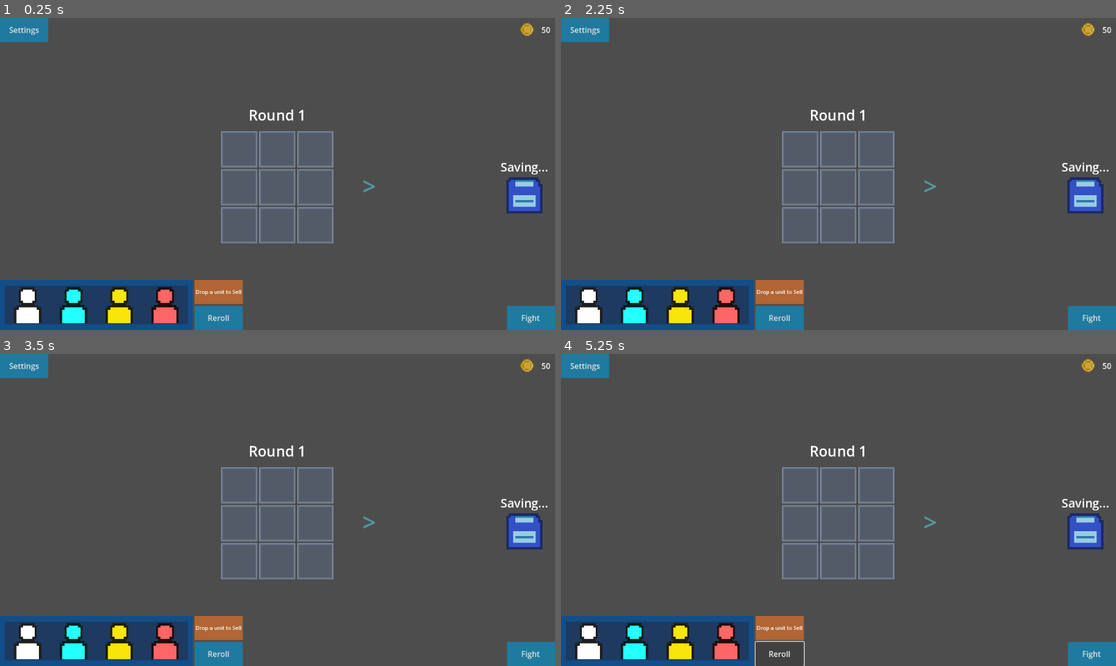
Above: before the commit, frames 1-4 (two rows, left to right).
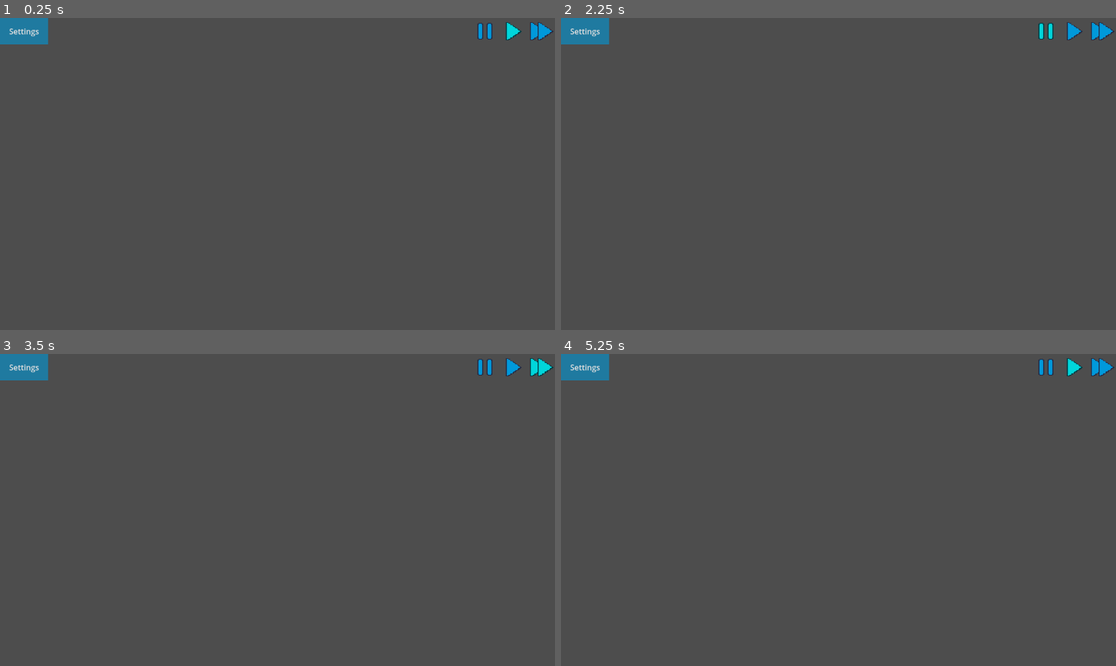
Above: after the commit, the same moments.

Repository: FontysRyan/PizzaProject1St2
Game: Godot game, scene res://Scenes/Battlescreen.tscn
Same seed, same stepped clock (60 frames per second), same inputs: the game is played once before the commit and once after it. Before the commit the project starts from res://Scenes/Buildscreen.tscn.
Inputs (mouse positions are in pixels of both pictures, inside the frame that each line leads up to):
- Up to frame 1 (0.25 s): no input
- Up to frame 2 (2.25 s): click "Settings" at 0.5 s; click "Return" at 1.25 s; click (1043, 30) at 2.02 s
- Up to frame 3 (3.5 s): click (543, 366) at 2.77 s
- Up to frame 4 (5.25 s): click (1071, 366) at 3.52 s; click (1071, 366) at 4.27 s; click (777, 653) at 5 s, where only the run before the commit has a clickable "Reroll"

The runs differ from the first frame. In frame 1, 16% of the frame differs, in the area x 0-100%, y 1-100%; in frame 2, 16%; in frame 3, 16%; in frame 4, 15%.

Commit message:
Add battle UI with speed controls and custom icons
Introduced a new BattleScreen UI scene featuring play, pause, and fast-forward buttons with custom icons and animated click effects. Added supporting GDScript for button interactions. Removed the old ShopHud UI and updated Battlescreen.tscn to use the new UI. Set the new Battlescreen as the main scene in project.godot.

Diff:
--- /dev/null
+++ b/Assets/UI/BattleScreen (UI).tscn
@@ -0,0 +1,133 @@
+[gd_scene load_steps=9 format=3 uid="uid://dndvobnqtd7ol"]
+
+[ext_resource type="Script" uid="uid://cstbxpmtsra10" path="res://Assets/UI/Scripts/quit_button.gd" id="1_okfpp"]
+[ext_resource type="Script" uid="uid://bsjupm204txhm" path="res://Assets/UI/Scripts/speed_buttons_click_effects.gd" id="2_1gwd3"]
+[ext_resource type="Texture2D" uid="uid://23q216qiuetl" path="res://Assets/Sprites/UI related sprites/Selfmade icons (Ryan)/pauze.png" id="2_ovl0t"]
+[ext_resource type="Texture2D" uid="uid://bxnsrxtlmetll" path="res://Assets/Sprites/UI related sprites/Selfmade icons (Ryan)/play.png" id="3_1gwd3"]
+[ext_resource type="Texture2D" uid="uid://j4df5dp3q0sc" path="res://Assets/Sprites/UI related sprites/Selfmade icons (Ryan)/fastforward.png" id="4_fu08q"]
+
+[sub_resource type="StyleBoxFlat" id="StyleBoxFlat_1gwd3"]
+bg_color = Color(0.07058824, 0.30588236, 0.5372549, 1)
+
+[sub_resource type="StyleBoxFlat" id="StyleBoxFlat_fu08q"]
+bg_color = Color(0, 0.6039216, 0.85882354, 0.5882353)
+
+[sub_resource type="StyleBoxFlat" id="StyleBoxFlat_ovl0t"]
+bg_color = Color(0, 0.6039216, 0.85882354, 0.5882353)
+
+[node name="Control" type="Control"]
+layout_mode = 3
+anchors_preset = 15
+anchor_right = 1.0
+anchor_bottom = 1.0
+grow_horizontal = 2
+grow_vertical = 2
+
+[node name="MarginContainer" type="MarginContainer" parent="."]
+layout_mode = 1
+anchors_preset = 15
+anchor_right = 1.0
+anchor_bottom = 1.0
+grow_horizontal = 2
+grow_vertical = 2
+
+[node name="PopupQuitMenu" type="VBoxContainer" parent="MarginContainer"]
+visible = false
+z_index = 10
+layout_mode = 2
+size_flags_horizontal = 4
+size_flags_vertical = 4
+
+[node name="CanvasLayer" type="CanvasLayer" parent="MarginContainer/PopupQuitMenu"]
+visible = false
+
+[node name="Padding" type="Panel" parent="MarginContainer/PopupQuitMenu/CanvasLayer"]
+custom_minimum_size = Vector2(400, 400)
+offset_left = 376.0
+offset_top = 124.0
+offset_right = 776.0
+offset_bottom = 524.0
+theme_override_styles/panel = SubResource("StyleBoxFlat_1gwd3")
+
+[node name="VBoxContainer" type="VBoxContainer" parent="MarginContainer/PopupQuitMenu/CanvasLayer/Padding"]
+z_index = 2
+layout_mode = 1
+anchors_preset = 15
+anchor_right = 1.0
+anchor_bottom = 1.0
+grow_horizontal = 2
+grow_vertical = 2
+
+[node name="RoundsLabel" type="Label" parent="MarginContainer/PopupQuitMenu/CanvasLayer/Padding/VBoxContainer"]
+layout_mode = 2
+size_flags_vertical = 6
+theme_override_font_sizes/font_size = 40
+text = "Settings"
+horizontal_alignment = 1
+vertical_alignment = 3
+
+[node name="YesButton" type="Button" parent="MarginContainer/PopupQuitMenu/CanvasLayer/Padding/VBoxContainer"]
+z_index = 3
+custom_minimum_size = Vector2(170, 65)
+layout_mode = 2
+size_flags_horizontal = 6
+size_flags_vertical = 0
+theme_override_styles/normal = SubResource("StyleBoxFlat_fu08q")
+text = "Save & Quit"
+
+[node name="NoButton" type="Button" parent="MarginContainer/PopupQuitMenu/CanvasLayer/Padding/VBoxContainer"]
+z_index = 3
+custom_minimum_size = Vector2(170, 65)
+layout_mode = 2
+size_flags_horizontal = 6
+size_flags_vertical = 2
+theme_override_styles/normal = SubResource("StyleBoxFlat_fu08q")
+text = "Return"
+
+[node name="TopBar" type="HBoxContainer" parent="MarginContainer"]
+custom_minimum_size = Vector2(0, 50)
+layout_mode = 2
+size_flags_vertical = 0
+focus_neighbor_left = NodePath("SettingsContainer")
+focus_neighbor_right = NodePath("SpeedButtonContainer")
+
+[node name="SettingsContainer" type="HBoxContainer" parent="MarginContainer/TopBar"]
+layout_mode = 2
+size_flags_horizontal = 2
+
+[node name="SettingsButton" type="Button" parent="MarginContainer/TopBar/SettingsContainer"]
+custom_minimum_size = Vector2(100, 50)
+layout_mode = 2
+theme_override_styles/normal = SubResource("StyleBoxFlat_ovl0t")
+text = "Settings"
+script = ExtResource("1_okfpp")
+popup_path = NodePath("../../../PopupQuitMenu")
+YesButton_path = NodePath("../../../PopupQuitMenu/CanvasLayer/Padding/VBoxContainer/YesButton")
+NoButton_path = NodePath("../../../PopupQuitMenu/CanvasLayer/Padding/VBoxContainer/NoButton")
+canvaslayer_path = NodePath("../../../PopupQuitMenu/CanvasLayer")
+
+[node name="SpeedButtonContainer" type="HBoxContainer" parent="MarginContainer/TopBar"]
+layout_mode = 2
+alignment = 2
+script = ExtResource("2_1gwd3")
+play_button_path = NodePath("PlayButton")
+pause_button_path = NodePath("PauseButton")
+fast_forward_button_path = NodePath("FastForwardButton")
+
+[node name="PauseButton" type="TextureButton" parent="MarginContainer/TopBar/SpeedButtonContainer"]
+custom_minimum_size = Vector2(55, 55)
+layout_mode = 2
+texture_normal = ExtResource("2_ovl0t")
+stretch_mode = 0
+
+[node name="PlayButton" type="TextureButton" parent="MarginContainer/TopBar/SpeedButtonContainer"]
+custom_minimum_size = Vector2(55, 55)
+layout_mode = 2
+texture_normal = ExtResource("3_1gwd3")
+stretch_mode = 0
+
+[node name="FastForwardButton" type="TextureButton" parent="MarginContainer/TopBar/SpeedButtonContainer"]
+custom_minimum_size = Vector2(55, 55)
+layout_mode = 2
+texture_normal = ExtResource("4_fu08q")
+stretch_mode = 0
--- /dev/null
+++ b/Assets/UI/Scripts/speed_buttons_click_effects.gd
@@ -0,0 +1,79 @@
+extends HBoxContainer
+
+@export var play_button_path: NodePath
+@export var pause_button_path: NodePath
+@export var fast_forward_button_path: NodePath
+
+var play_button: TextureButton
+var pause_button: TextureButton
+var fast_forward_button: TextureButton
+
+var active_button: TextureButton = null
+var tweens: Dictionary = {}               # btn -> Tween
+var original_colors: Dictionary = {}      # btn -> Color
+const ACTIVE_COLOR := Color(0.0, 1.4, 1.0, 1.0)
+
+func _ready() -> void:
+	for btn_path in [play_button_path, pause_button_path, fast_forward_button_path]:
+		var btn: TextureButton = get_node_or_null(btn_path)
+		if btn:
+			if btn.has_method("get_modulate"):
+				original_colors[btn] = btn.modulate
+			btn.gui_input.connect(_on_button_gui_input.bind(btn))
+
+	play_button = get_node_or_null(play_button_path)
+	pause_button = get_node_or_null(pause_button_path)
+	fast_forward_button = get_node_or_null(fast_forward_button_path)
+
+	if play_button:
+		active_button = play_button
+		_update_button_colors()
+
+func _on_button_gui_input(event: InputEvent, btn: TextureButton) -> void:
+	if event is InputEventMouseButton and event.button_index == MOUSE_BUTTON_LEFT:
+		if event.pressed:
+			animate_press(btn)
+		else:
+			animate_release(btn)
+
+func _kill_tween(btn: TextureButton) -> void:
+	if tweens.has(btn) and is_instance_valid(tweens[btn]):
+		tweens[btn].kill()
+	tweens.erase(btn)
+
+func animate_press(btn: TextureButton) -> void:
+	_kill_tween(btn)
+	var t := create_tween()
+	tweens[btn] = t
+	t.tween_property(btn, "scale", btn.scale * 0.92, 0.06).set_trans(Tween.TRANS_QUAD).set_ease(Tween.EASE_OUT)
+	t.tween_property(btn, "modulate", Color(0.9, 0.9, 0.9), 0.06)
+	t.finished.connect(_on_tween_finished.bind(btn))
+
+func animate_release(btn: TextureButton) -> void:
+	_kill_tween(btn)
+	active_button = btn
+	_update_button_colors()
+
+	var t := create_tween()
+	tweens[btn] = t
+	t.tween_property(btn, "scale", Vector2.ONE, 0.12).set_trans(Tween.TRANS_BOUNCE).set_ease(Tween.EASE_OUT)
+	t.tween_property(btn, "modulate", _target_color(btn), 0.12)
+	t.finished.connect(_on_tween_finished.bind(btn))
+
+func _on_tween_finished(btn: TextureButton) -> void:
+	tweens.erase(btn)
+
+func simulate_click(btn: TextureButton) -> void:
+	animate_press(btn)
+	await get_tree().create_timer(0.12).timeout
+	animate_release(btn)
+
+# ---- Helpers ----
+
+func _target_color(btn: TextureButton) -> Color:
+	return ACTIVE_COLOR if btn == active_button else original_colors.get(btn, Color.WHITE)
+
+func _update_button_colors() -> void:
+	for btn in [play_button, pause_button, fast_forward_button]:
+		if btn:
+			btn.modulate = _target_color(btn)
--- a/Assets/UI/ShopHud.tscn
+++ /dev/null
@@ -1,49 +0,0 @@
-[gd_scene load_steps=2 format=3 uid="uid://kxs2w2m7o6ri"]
-
-[sub_resource type="CanvasItemMaterial" id="CanvasItemMaterial_tnxbd"]
-
-[node name="Control" type="Control"]
-layout_mode = 3
-anchors_preset = 15
-anchor_right = 1.0
-anchor_bottom = 1.0
-grow_horizontal = 2
-grow_vertical = 2
-
-[node name="MarginContainer" type="MarginContainer" parent="."]
-layout_mode = 1
-anchors_preset = 15
-anchor_right = 1.0
-anchor_bottom = 1.0
-grow_horizontal = 2
-grow_vertical = 2
-
-[node name="TextureRect" type="TextureRect" parent="MarginContainer"]
-material = SubResource("CanvasItemMaterial_tnxbd")
-custom_minimum_size = Vector2(50, 50)
-layout_mode = 2
-
-[node name="HBoxContainer" type="HBoxContainer" parent="MarginContainer"]
-layout_mode = 2
-size_flags_horizontal = 8
-
-[node name="VBoxContainer" type="VBoxContainer" parent="MarginContainer"]
-layout_mode = 2
-size_flags_horizontal = 8
-size_flags_vertical = 8
-
-[node name="Label" type="Label" parent="MarginContainer/VBoxContainer"]
-custom_minimum_size = Vector2(50, 50)
-layout_mode = 2
-text = "DRAG
-TO
-SELL"
-horizontal_alignment = 1
-vertical_alignment = 1
-
-[node name="Button2" type="Button" parent="MarginContainer/VBoxContainer"]
-custom_minimum_size = Vector2(50, 50)
-layout_mode = 2
-size_flags_horizontal = 8
-size_flags_vertical = 8
-text = "REROLL"
--- a/Scenes/Battlescreen.tscn
+++ b/Scenes/Battlescreen.tscn
@@ -1,3 +1,9 @@
-[gd_scene format=3 uid="uid://bi7llxlror1tw"]
+[gd_scene load_steps=2 format=3 uid="uid://bi7llxlror1tw"]
+
+[ext_resource type="PackedScene" uid="uid://dndvobnqtd7ol" path="res://Assets/UI/BattleScreen (UI).tscn" id="1_m3alb"]
 
 [node name="Battlescreen" type="Node2D"]
+
+[node name="Control" parent="." instance=ExtResource("1_m3alb")]
+offset_right = 1152.0
+offset_bottom = 648.0
--- a/project.godot
+++ b/project.godot
@@ -11,7 +11,7 @@
 [application]
 
 config/name="Pizzaproject1NexusArena"
-run/main_scene="uid://c1i5ujhj73u7f"
+run/main_scene="uid://bi7llxlror1tw"
 config/features=PackedStringArray("4.5", "Forward Plus")
 config/icon="res://icon.svg"
 
Binary file added: Assets/Sprites/UI related sprites/Selfmade icons (Ryan)/fastforward.png
Not shown, added: Assets/Sprites/UI related sprites/Selfmade icons (Ryan)/fastforward.png.import
Binary file added: Assets/Sprites/UI related sprites/Selfmade icons (Ryan)/pauze.png
Not shown, added: Assets/Sprites/UI related sprites/Selfmade icons (Ryan)/pauze.png.import
Binary file added: Assets/Sprites/UI related sprites/Selfmade icons (Ryan)/play.png
Not shown, added: Assets/Sprites/UI related sprites/Selfmade icons (Ryan)/play.png.import
Not shown, added: Assets/UI/Scripts/speed_buttons_click_effects.gd.uid
Not shown, added: Assets/UI/BattleScreen (UI).tscn7861650275.tmp
